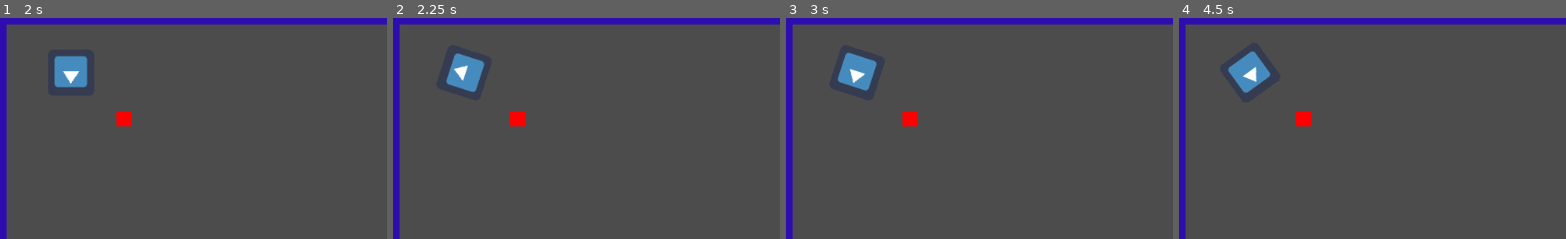
Above: before the commit, frames 1-4 (left to right).
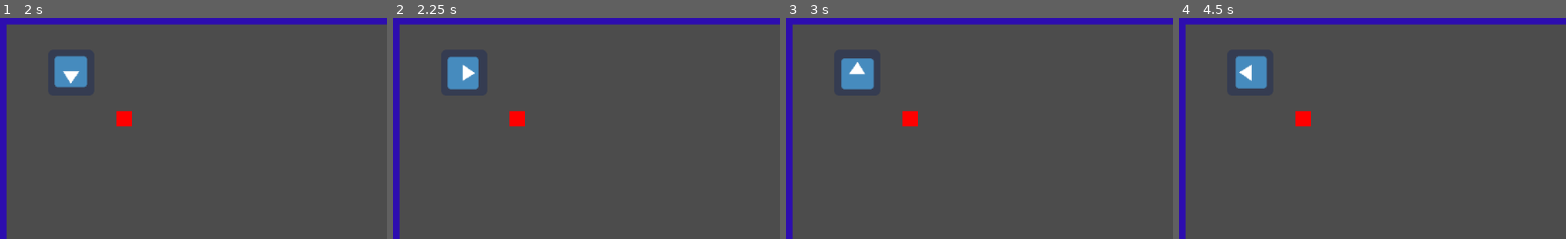
Above: after the commit, the same moments.

Repository: cliftonpalmer/move-it-meato
Game: Godot game, scene res://level_0.tscn
The game is run twice, just before and just after one commit, with the same random seed, the same clock (stepped at 60 frames per second) and the same inputs. The engine's default icon, where the game draws it, is replaced by a stand-in: a white triangle on a blue panel in a dark square.
Inputs:
- Up to frame 1 (2 s): tap Enter at 0.5 s; hold D (rot_right) 0.53-1.28 s; tap Space at 1.25 s; hold S (rot_down) from 1.28 s (still down)
- Up to frame 2 (2.25 s): tap Enter at 2 s; release S (rot_down) at 2.03 s; hold D (rot_right) from 2.03 s (still down)
- Up to frame 3 (3 s): release D (rot_right) at 2.78 s; hold W (rot_up) from 2.78 s (still down)
- Up to frame 4 (4.5 s): release W (rot_up) at 3.53 s; hold A (rot_left) from 3.53 s (still down)
The pictures show only the part of the screen within x 0-50%, y 0-50%; the shares and areas given below are measured in that part.

Frame 1 is identical in both runs. In frame 2, 0.6% of the frame differs, in the area x 13-24%, y 16-34%; in frame 3, 0.6%; in frame 4, 0.7%, in the area x 12-24%, y 15-34%.

Commit message:
Bad way to choose shortest angle

Diff:
--- a/player.gd
+++ b/player.gd
@@ -48,9 +48,25 @@
 
 	if new_rotation:
 		new_rotation = new_rotation.angle()
-		if abs(rotation - new_rotation) > MAX_ROTATION:
-			new_rotation = rotation + MAX_ROTATION
-		rotation = new_rotation
+
+		# how many degrees do i need to rotate and in what direction?
+		var d1 = abs(rotation - new_rotation)
+		var d2 = abs(2 * PI - d1)
+		var diff_left = null
+		var diff_right = null
+
+
+		if new_rotation > rotation:
+			diff_right = d1
+			diff_left = d2
+		else:
+			diff_right = d2
+			diff_left = d1
+
+		if diff_right < diff_left:
+			rotation += MAX_ROTATION if diff_right > MAX_ROTATION else diff_right
+		elif diff_right > diff_left:
+			rotation -= MAX_ROTATION if diff_left > MAX_ROTATION else diff_left
 
 	# apply force
 	move_and_slide(velocity)
